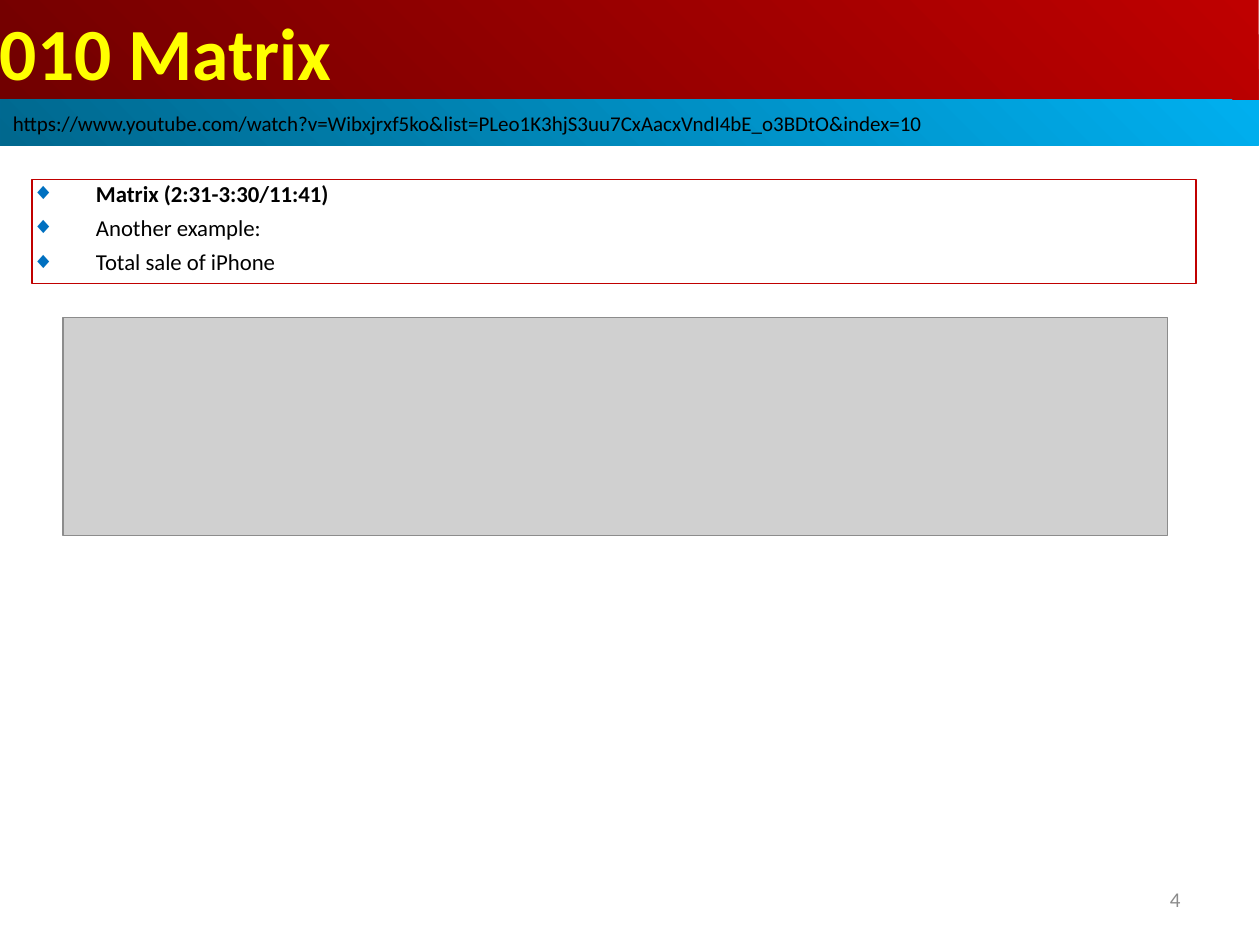
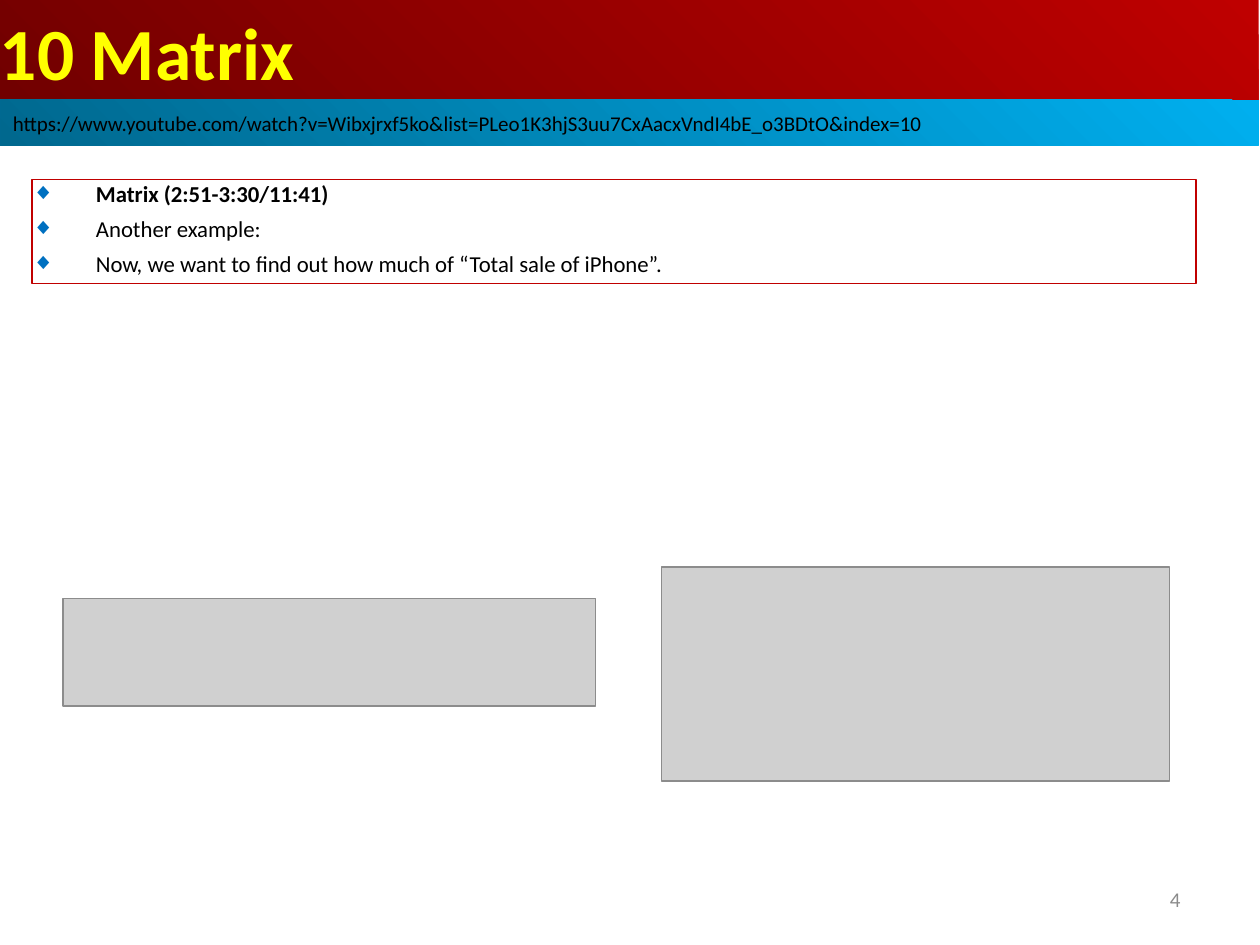
Before and after one commit to peterhchen/AIU_CS512_DL, a slide deck: slide 4 of 000_Lecture_Project/week02/01_Lecture/10_Matrix.ppt. Drawn at 1260x945 pixels with LibreOffice and Linux fonts; fonts in the diff are those of the drawing; grey boxes stand for pictures. Boxes give left, top, right and bottom in pixels: in the first picture for what was removed or moved away, otherwise in the second. Text is boxed around its words. In the diff, an @@ line names an element or a change of style, - is before the commit and + after.

```diff
--- a/000_Lecture_Project/week02/01_Lecture/10_Matrix.ppt
+++ b/000_Lecture_Project/week02/01_Lecture/10_Matrix.ppt
@@ text in rectangle at <box>0,28,294,81</box>: text changed @@
-010 Matrix
+10 Matrix
@@ text in rectangle at <box>96,185,329,206</box>: text changed @@
-◆ Matrix (2:31-3:30/11:41)
+◆ Matrix (2:51-3:30/11:41)
@@ text in rectangle at <box>96,255,662,275</box>: text changed @@
-◆ Total sale of iPhone
+◆ Now, we want to find out how much of “Total sale of iPhone”.
@@ picture added at <box>662,567,1169,781</box> @@
@@ picture: place and size @@
-picture at <box>63,318,1168,536</box>
+picture at <box>63,598,596,706</box>
```
Also in this commit, not shown: 11 other slides changed.
